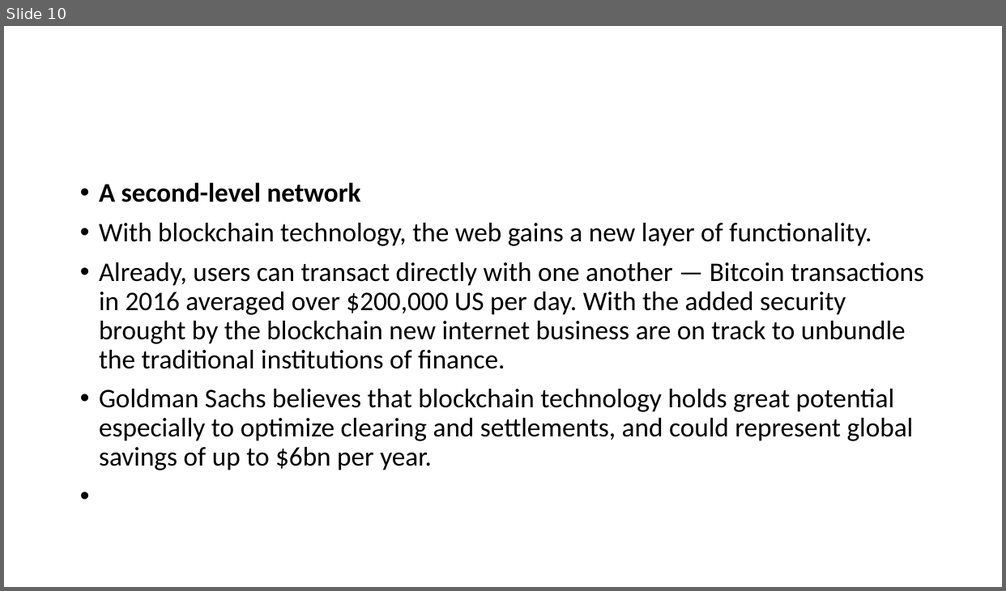
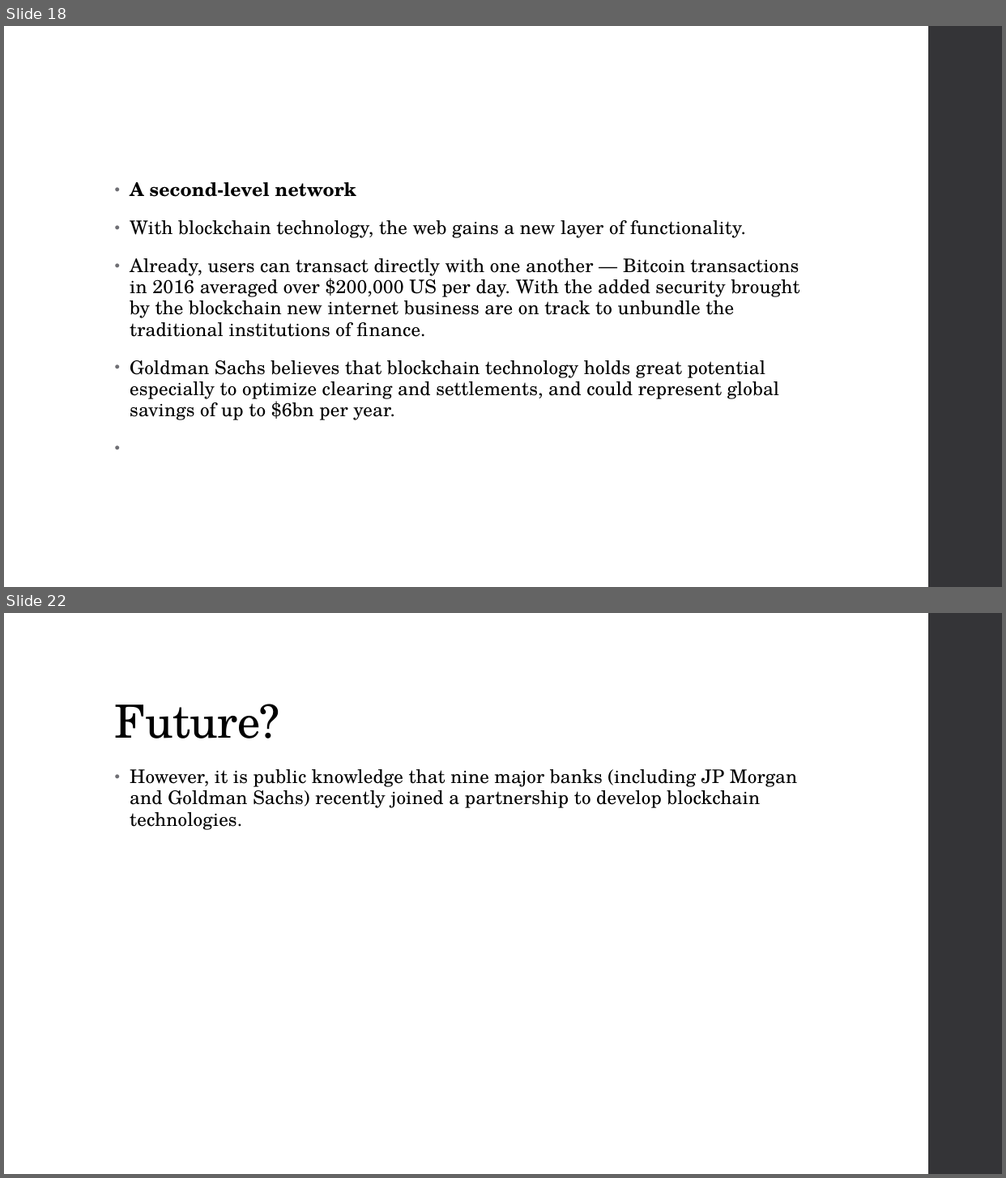
Before and after one commit to niravaga/CS-6650-BSDS-Assignment-3, a slide deck: BlockChain/BlockChain.pptx. Shown one above the other, each under a label of ours: slide 10 before the commit, slides 18 and 22 after it; the slides between them are not shown. The pictures are 1006x591 and 1006x1178 pixels, drawn with LibreOffice and Linux fonts; fonts in the diff are those of the drawing. Boxes give left, top, right and bottom in pixels: in the first picture for what was removed or moved away, otherwise in the second. Text is boxed around its words. In the diff, an @@ line names an element or a change of style, - is before the commit and + after.

Commit message:
more content and formatting

```diff
--- a/BlockChain/BlockChain.pptx
+++ b/BlockChain/BlockChain.pptx
@@ slide 22 added at box(4, 613, 1002, 1174), background #FFFFFF; not listed: 1 template element that a slide beside it also shows @@
@@ title added at box(115, 704, 280, 739), 44 pt, text #000000 @@
+Future?
@@ text added at box(130, 769, 797, 830), 18 pt, text #000000 @@
+• However, it is public knowledge that nine major banks (including JP Morgan and Goldman Sachs) recently joined a partnership to develop blockchain technologies.
@@ what was slide 10 is now slide 18 @@
@@ slide 18 changed as well @@
@@ rectangle added at box(928, 26, 1002, 587), fill #353537 @@
@@ text "A second-level network": place and size @@
-text "A second-level network" at box(99, 182, 924, 471)
+text "A second-level network" at box(130, 182, 800, 420)
@@ text "A second-level network" at box(130, 182, 800, 420): size 25.9 to 18 pt, font Calibri to TeX Gyre Schola, letter spacing 0 to 0.1 pt; indent changed; line spacing 0.9 to 0.95; more space between paragraphs @@
```
Also in this commit, not shown: 8 other slides changed, 19 other slides added, 2 slides removed.
